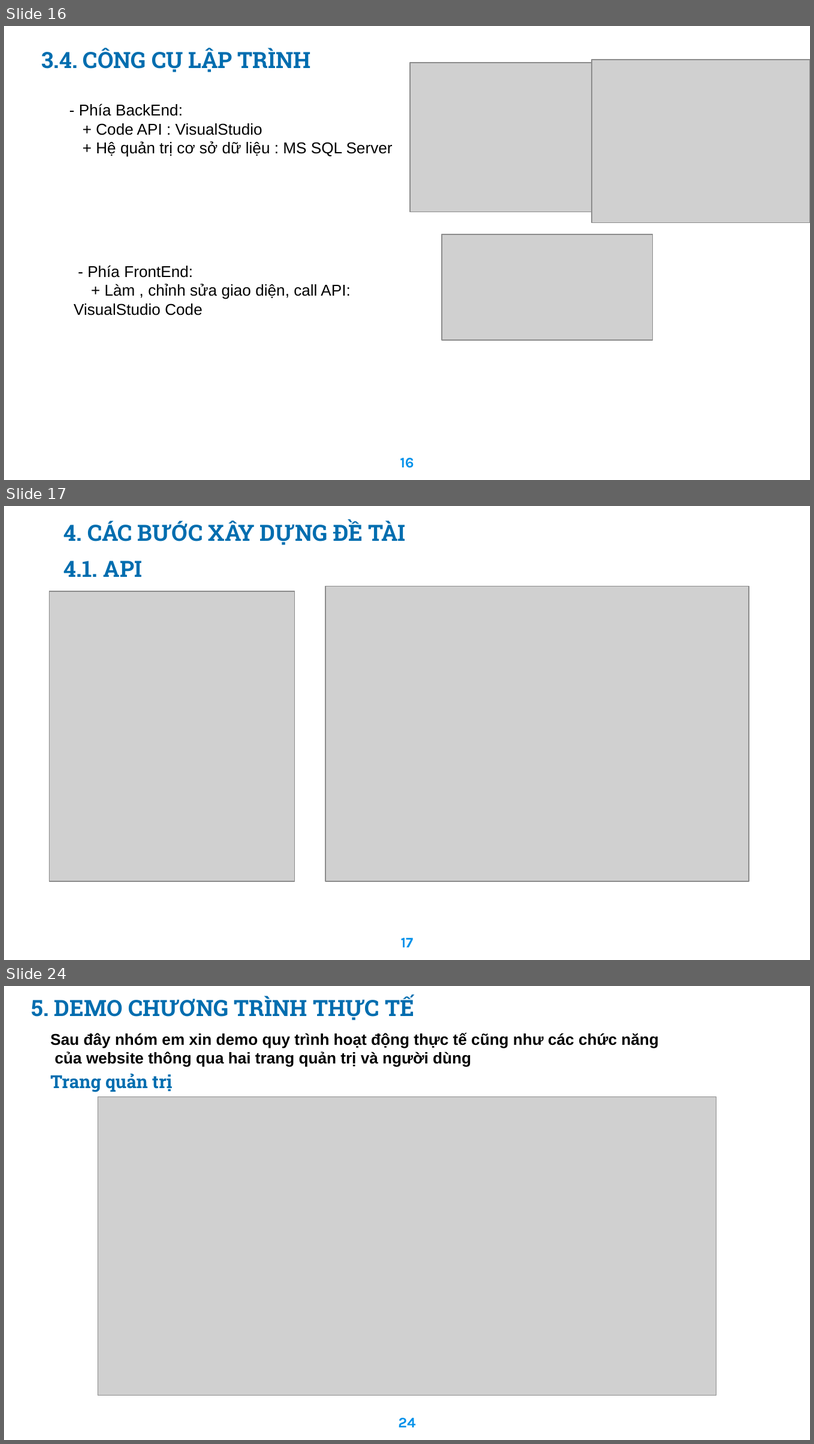
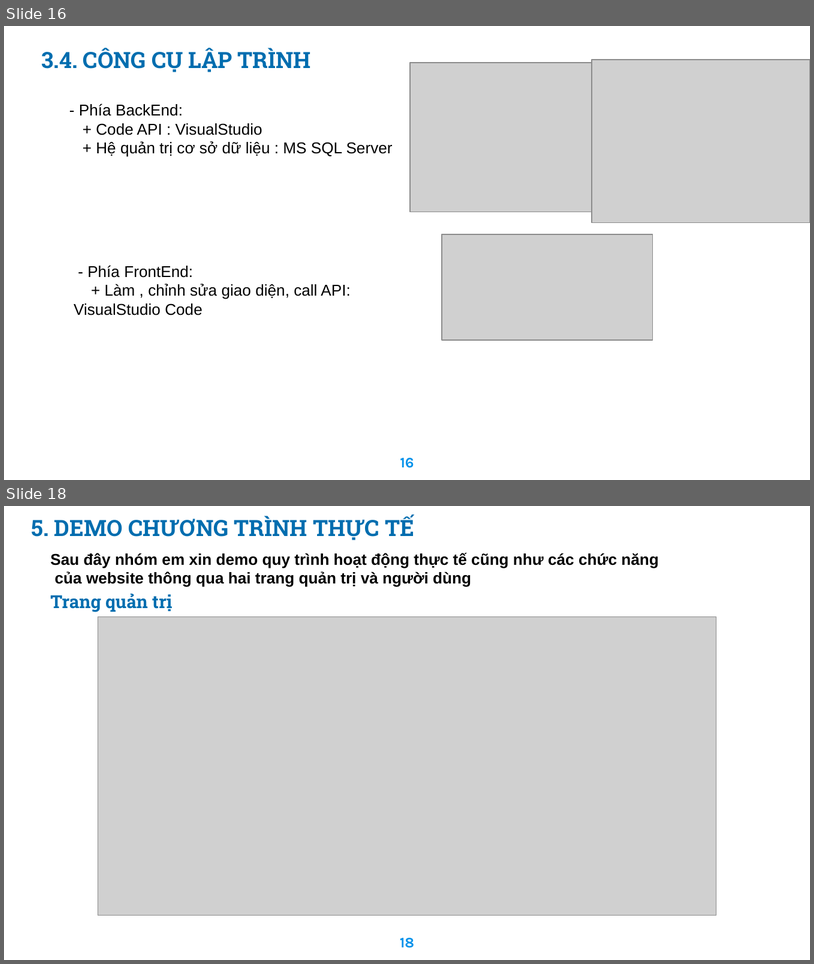
Before and after one commit to haitran2000/Ecommerce-Fashion-Website, a slide deck: Do An Tot Nghiep.pptx. Shown one above the other, each under a label of ours: slides 16, 17 and 24 before the commit, slides 16 and 18 after it; the slides between them are not shown. The pictures are 814x1444 and 814x964 pixels, drawn with LibreOffice and Linux fonts; fonts in the diff are those of the drawing; grey boxes stand for pictures; background and template pictures are left out. Boxes give left, top, right and bottom in pixels: in the first picture for what was removed or moved away, otherwise in the second. Text is boxed around its words. In the diff, an @@ line names an element or a change of style, - is before the commit and + after.

```diff
--- a/Do An Tot Nghiep.pptx
+++ b/Do An Tot Nghiep.pptx
@@ slide 17 removed at (4,506,810,960), background picture (left out) @@
@@ text removed at (64,520,406,545) @@
-4. CÁC BƯỚC XÂY DỰNG ĐỀ TÀI
@@ text removed at (64,561,142,577) @@
-4.1. API
@@ picture removed at (49,591,294,881) @@
@@ picture removed at (326,586,749,881) @@
@@ page number removed at (401,937,414,947) @@
-17
@@ what was slide 24 is now slide 18 @@
@@ page number at (400,937,414,948): text changed @@
-24
+18
```
Also in this commit, not shown: 4 slides changed, 5 other slides removed, 16 other files.
